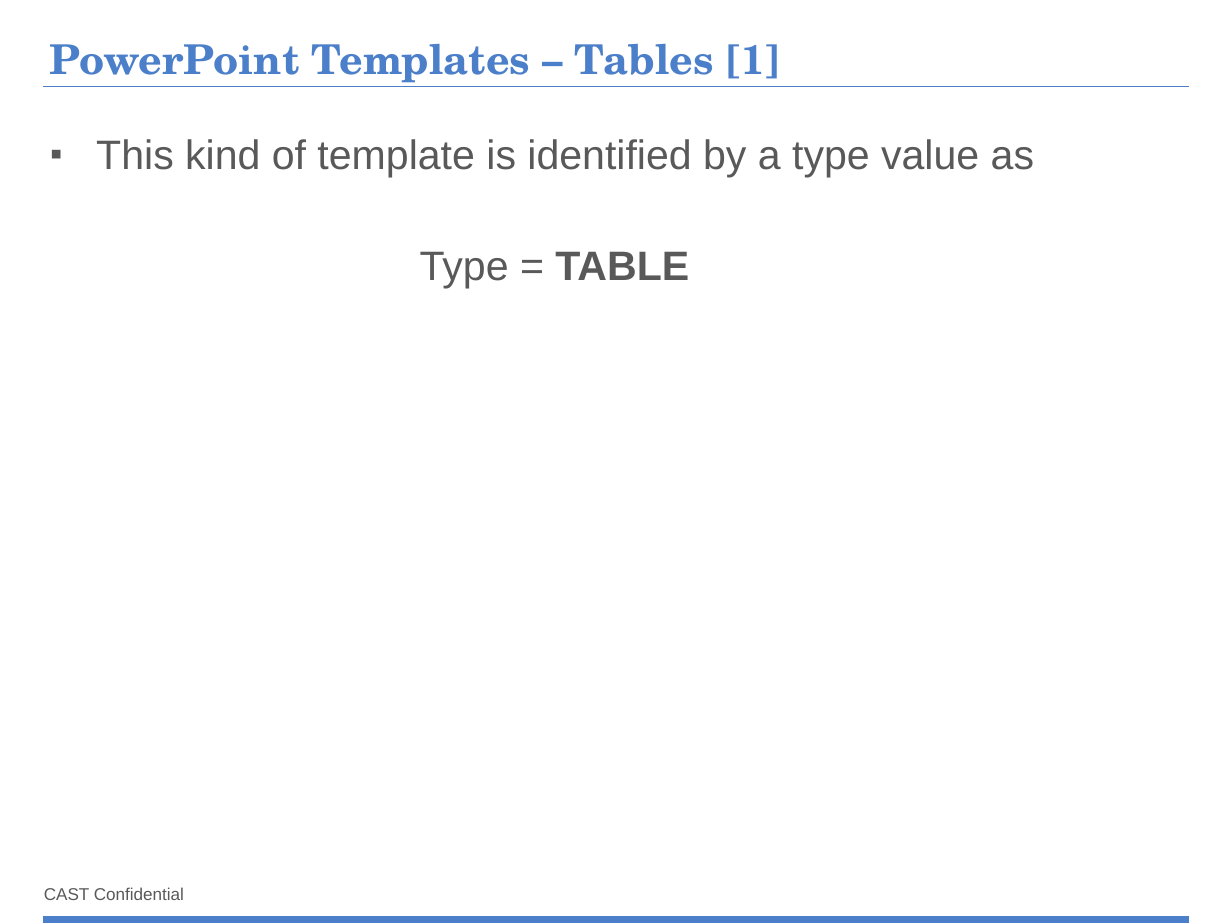
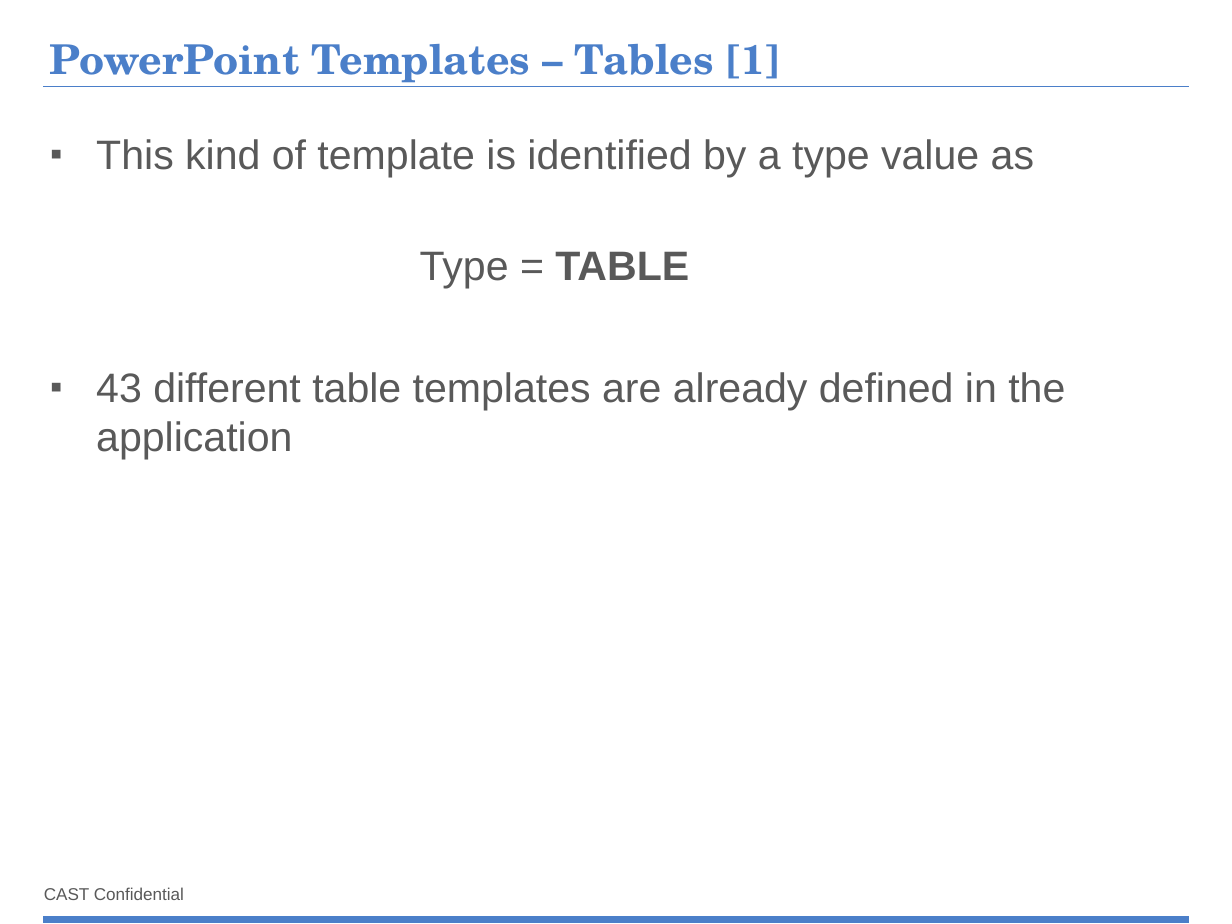
Before and after one commit to CAST-projects/ReportGenerator, a slide deck: slide 28 of CastReporting.Reporting/TemplatesFiles/1- Powerpoint-components-library.pptx (slide 18 before the commit). Drawn at 1232x924 pixels with LibreOffice and Linux fonts; fonts in the diff are those of the drawing; background and template pictures are left out. Boxes give left, top, right and bottom in pixels: in the first picture for what was removed or moved away, otherwise in the second. Text is boxed around its words. In the diff, an @@ line names an element or a change of style, - is before the commit and + after.

Commit message:
REPORTGEN-187 : fix ppt templates

```diff
--- a/CastReporting.Reporting/TemplatesFiles/1- Powerpoint-components-library.pptx
+++ b/CastReporting.Reporting/TemplatesFiles/1- Powerpoint-components-library.pptx
@@ text at (96, 372, 1065, 460): paragraph added @@
+▪ 43 different table templates are already defined in the application
```
Also in this commit, not shown: 6 other slides changed, 47 slides added, 7 slides removed, 1 other file.
